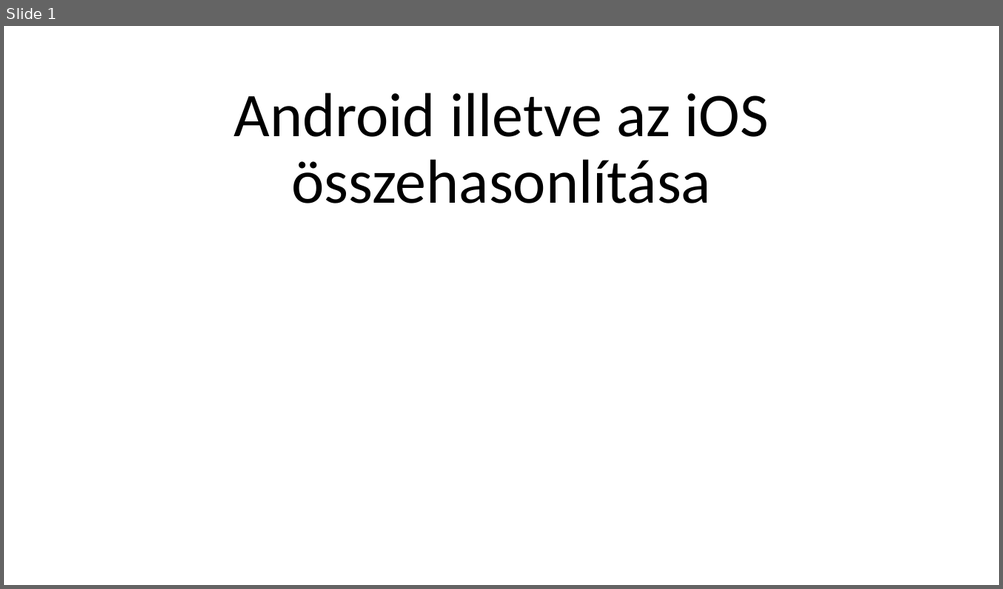
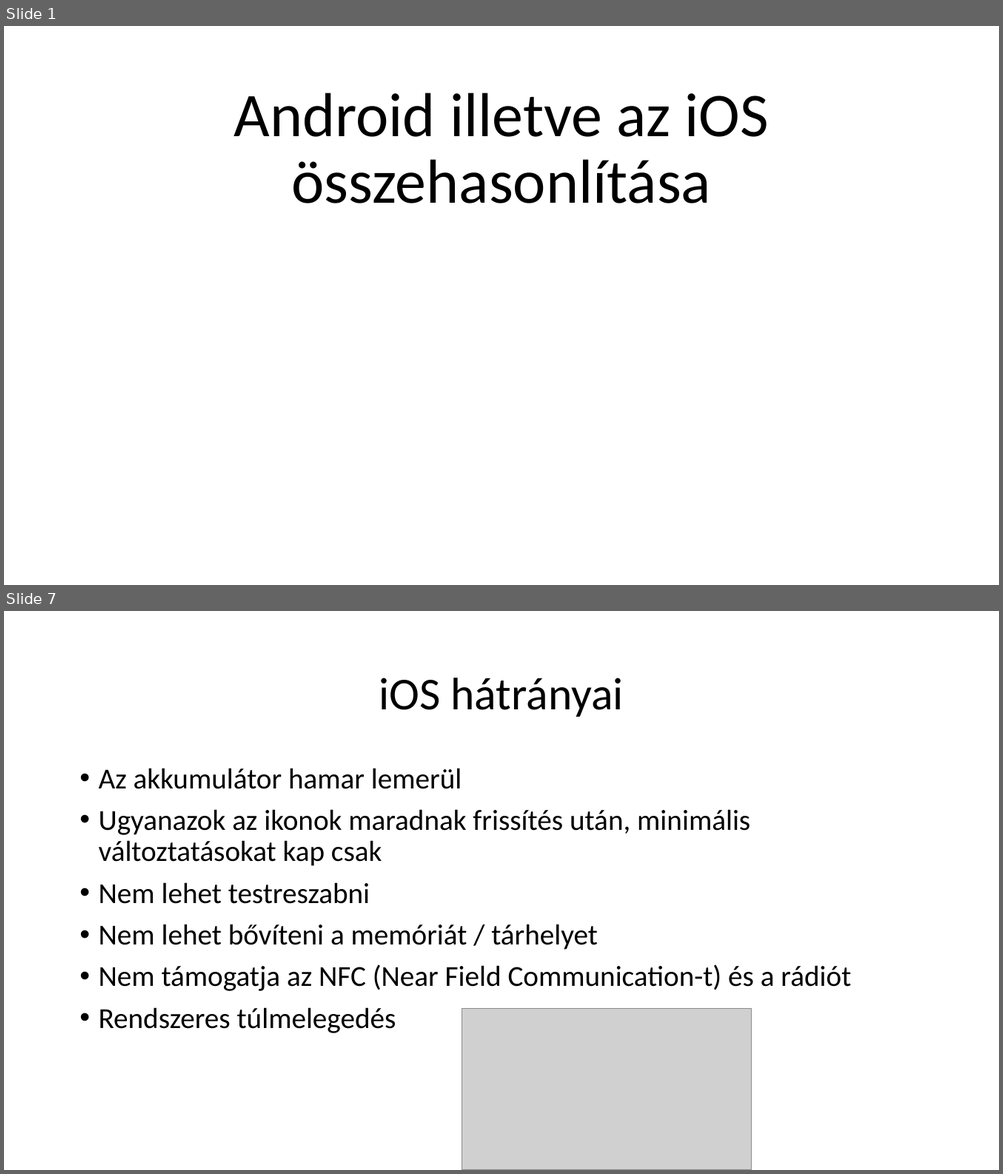
Before and after one commit to RafaelAlex123/ikt-szakmai-ppt, a slide deck: ikt powerpoint.pptx. Shown one above the other, each under a label of ours: slide 1 before the commit, slides 1 and 7 after it; the slides between them are not shown. The pictures are 1003x589 and 1003x1174 pixels, drawn with LibreOffice and Linux fonts; fonts in the diff are those of the drawing; grey boxes stand for pictures. Boxes give left, top, right and bottom in pixels: in the first picture for what was removed or moved away, otherwise in the second. Text is boxed around its words. In the diff, an @@ line names an element or a change of style, - is before the commit and + after.

```diff
--- a/ikt powerpoint.pptx
+++ b/ikt powerpoint.pptx
@@ slide 7 added at (4, 611, 999, 1170), background #FFFFFF @@
@@ title added at (378, 678, 623, 717), 44 pt, text #000000 @@
+iOS hátrányai
@@ text added at (99, 768, 851, 1034), 28 pt, text #000000 @@
+• Az akkumulátor hamar lemerül
+• Ugyanazok az ikonok maradnak frissítés után, minimális változtatásokat kap csak
+• Nem lehet testreszabni
+• Nem lehet bővíteni a memóriát / tárhelyet
+• Nem támogatja az NFC (Near Field Communication-t) és a rádiót
+• Rendszeres túlmelegedés
@@ picture added at (462, 1008, 751, 1170) @@
```
Also in this commit, not shown: 4 slides changed, 3 other slides added, 2 slides removed.
